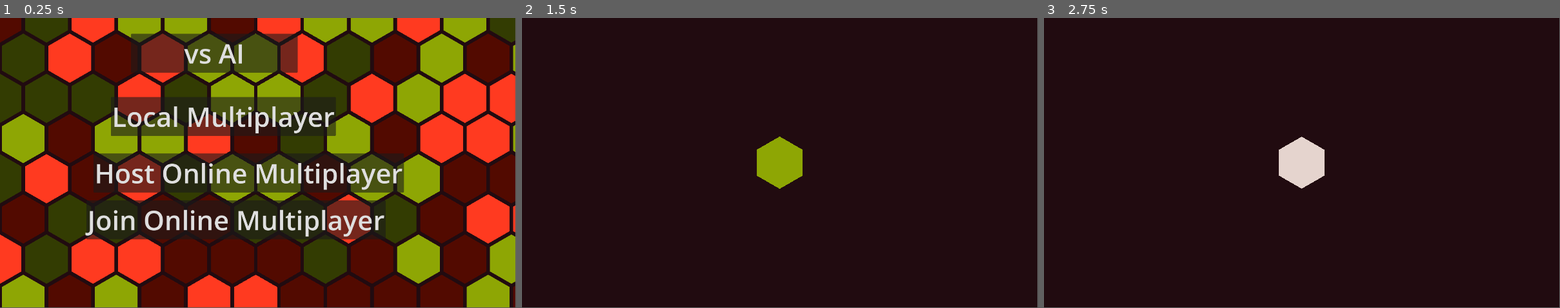
Above: before the commit, frames 1-3 (left to right).
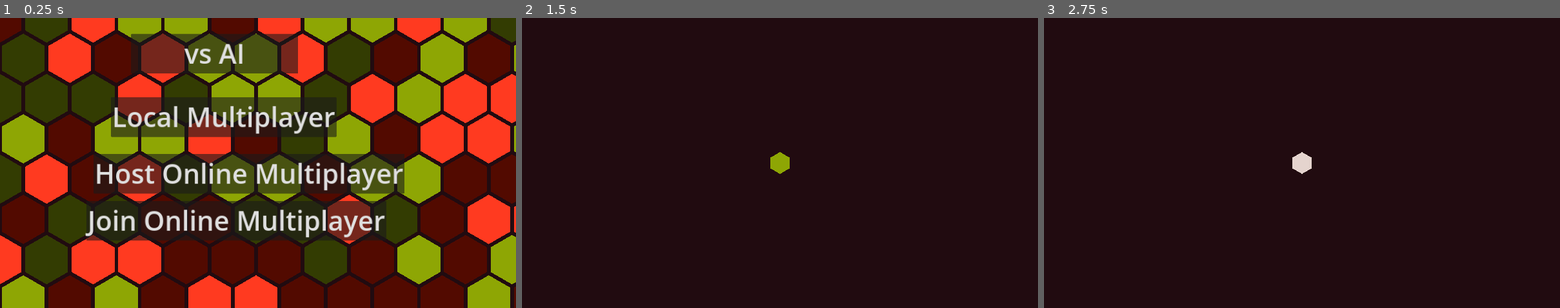
Above: after the commit, the same moments.

Repository: mustafacamurcu/Connect4
Game: Godot game, scene res://scenes/scene_manager.tscn
The game is run twice, just before and just after one commit, with the same random seed, the same clock (stepped at 60 frames per second) and the same inputs. Before the commit the project starts from res://scene_manager.tscn.
Inputs (mouse positions are in pixels of both pictures, inside the frame that each line leads up to):
- Up to frame 1 (0.25 s): no input
- Up to frame 2 (1.5 s): click "Local Multiplayer" at 0.5 s; tap Enter at 1.25 s; move the mouse to (780, 163) at 1.27 s; click (780, 163) at 1.42 s
- Up to frame 3 (2.75 s): tap Space at 2 s; move the mouse to (1198, 177) at 2.02 s; click (1198, 177) at 2.17 s
In our replay, the window is 799x449 before the commit and 800x450 after it. These sizes can differ from the game's own. Grey fills any space a smaller window leaves; there, only what the larger window draws over its background counts as a difference.

The runs differ from the first frame. In frame 1, 5.8% of the frame differs, in the area x 0-100%, y 0-100%; in frame 2, 1.0%; in frame 3, 1.0%.

Commit message:
cleanup

Diff:
--- a/hex_button.tscn
+++ /dev/null
@@ -1,9 +0,0 @@
-[gd_scene load_steps=2 format=3 uid="uid://1splx5d1r2s2"]
-
-[ext_resource type="Script" path="res://hex_button.gd" id="1_82j4b"]
-
-[node name="HexButton" type="Node2D"]
-script = ExtResource("1_82j4b")
-
-[node name="Start" type="Node2D" parent="."]
-position = Vector2(163, 138)
--- a/project.godot
+++ b/project.godot
@@ -11,14 +11,16 @@
 [application]
 
 config/name="Connect4"
-run/main_scene="res://scene_manager.tscn"
+run/main_scene="res://scenes/scene_manager.tscn"
 config/features=PackedStringArray("4.3", "GL Compatibility")
+config/stretch/mode="canvas_items"
+config/size/resizable=true
 
 [autoload]
 
-Constants="*res://constants.gd"
-SignalBus="*res://signal_bus.gd"
-Connect="*res://connect.gd"
+Constants="*res://scripts/constants.gd"
+SignalBus="*res://scripts/signal_bus.gd"
+Connect="*res://scripts/connect.gd"
 
 [debug]
 
@@ -28,7 +30,7 @@
 
 window/size/viewport_width=1920
 window/size/viewport_height=1080
-window/size/resizable=false
+window/stretch/mode="canvas_items"
 
 [input]
 
--- a/scene_manager.tscn
+++ /dev/null
@@ -1,8 +0,0 @@
-[gd_scene load_steps=2 format=3 uid="uid://bel6p0gd25lt7"]
-
-[ext_resource type="Script" path="res://scene_manager.gd" id="1_gwp7v"]
-
-[node name="SceneManager" type="Node2D"]
-script = ExtResource("1_gwp7v")
-
-[node name="AudioStreamPlayer" type="AudioStreamPlayer2D" parent="."]
--- a/game.tscn
+++ b/scenes/game.tscn
@@ -1,8 +1,8 @@
 [gd_scene load_steps=4 format=3 uid="uid://bfgc3f5ca8mte"]
 
-[ext_resource type="Script" path="res://game.gd" id="1_l5wde"]
-[ext_resource type="Script" path="res://camera.gd" id="2_m8lag"]
-[ext_resource type="Script" path="res://RestartButton.gd" id="3_wb2t0"]
+[ext_resource type="Script" path="res://scripts/game.gd" id="1_l5wde"]
+[ext_resource type="Script" path="res://scripts/camera.gd" id="2_m8lag"]
+[ext_resource type="Script" path="res://scripts/RestartButton.gd" id="3_wb2t0"]
 
 [node name="Game" type="Node2D"]
 script = ExtResource("1_l5wde")
--- a/hexagon.tscn
+++ b/scenes/hexagon.tscn
@@ -1,6 +1,6 @@
 [gd_scene load_steps=2 format=3 uid="uid://d01gx6euxogmj"]
 
-[ext_resource type="Script" path="res://hexagon.gd" id="1_syc8t"]
+[ext_resource type="Script" path="res://scripts/hexagon.gd" id="1_syc8t"]
 
 [node name="Hexagon" type="Area2D"]
 script = ExtResource("1_syc8t")
--- /dev/null
+++ b/scenes/lobby.tscn
@@ -0,0 +1,24 @@
+[gd_scene load_steps=3 format=3 uid="uid://gbehs5dyye5x"]
+
+[ext_resource type="Script" path="res://scripts/menu_background.gd" id="1_lue54"]
+[ext_resource type="Script" path="res://scripts/local_multiplayer_button.gd" id="2_h6gje"]
+
+[node name="Lobby" type="Node2D"]
+
+[node name="BackgroundColor" type="Polygon2D" parent="."]
+rotation = 3.14159
+scale = Vector2(20.9342, -27.9303)
+color = Color(0.133333, 0.0470588, 0.0627451, 1)
+polygon = PackedVector2Array(-288, -163, -289, 161, 287, 161, 287, -165)
+
+[node name="Background" type="Node2D" parent="."]
+script = ExtResource("1_lue54")
+
+[node name="HostGame" type="Button" parent="."]
+offset_left = 413.0
+offset_top = 295.0
+offset_right = 1251.0
+offset_bottom = 440.0
+theme_override_font_sizes/font_size = 100
+text = "Host Game"
+script = ExtResource("2_h6gje")
--- a/menu_screen.tscn
+++ b/scenes/menu_screen.tscn
@@ -1,9 +1,8 @@
-[gd_scene load_steps=5 format=3 uid="uid://b3v78co1qtdo1"]
+[gd_scene load_steps=4 format=3 uid="uid://b3v78co1qtdo1"]
 
-[ext_resource type="PackedScene" uid="uid://1splx5d1r2s2" path="res://hex_button.tscn" id="1_b5e1w"]
-[ext_resource type="Script" path="res://menu_background.gd" id="1_n54ve"]
-[ext_resource type="Script" path="res://local_multiplayer_button.gd" id="3_8sose"]
-[ext_resource type="Script" path="res://host_online_multiplayer_button.gd" id="4_fv26w"]
+[ext_resource type="Script" path="res://scripts/menu_background.gd" id="1_n54ve"]
+[ext_resource type="Script" path="res://scripts/local_multiplayer_button.gd" id="3_8sose"]
+[ext_resource type="Script" path="res://scripts/host_online_multiplayer_button.gd" id="4_fv26w"]
 
 [node name="MenuScreen" type="Node2D"]
 
@@ -15,9 +14,6 @@
 
 [node name="Background" type="Node2D" parent="."]
 script = ExtResource("1_n54ve")
-
-[node name="HexButton" parent="." instance=ExtResource("1_b5e1w")]
-visible = false
 
 [node name="vsAI" type="Button" parent="."]
 offset_left = 488.0
--- /dev/null
+++ b/scenes/scene_manager.tscn
@@ -0,0 +1,6 @@
+[gd_scene load_steps=2 format=3 uid="uid://bel6p0gd25lt7"]
+
+[ext_resource type="Script" path="res://scripts/scene_manager.gd" id="1_gwp7v"]
+
+[node name="SceneManager" type="Node2D"]
+script = ExtResource("1_gwp7v")
--- a/connect.gd
+++ b/scripts/connect.gd
@@ -1,6 +1,7 @@
 extends Node
 
-const SERVER_URL = "wss://connect4-956952065457.us-central1.run.app";
+# const SERVER_URL = "wss://connect4-956952065457.us-central1.run.app";
+const SERVER_URL = "ws://localhost:8080";
 const SERVER_PORT = 8080;
 
 # server variables
--- a/game.gd
+++ b/scripts/game.gd
@@ -1,7 +1,7 @@
 class_name Game
 extends Node2D
 
-const HEXAGON = preload("res://hexagon.tscn")
+const HEXAGON = preload("res://scenes/hexagon.tscn")
 
 @onready var camera_2d = $Camera2D
 @onready var hex_container = $HexContainer
--- a/hex_button.gd
+++ b/scripts/hex_button.gd
@@ -1,15 +1,15 @@
 extends Node2D
 
-const HEXAGON = preload("res://hexagon.tscn")
+const HEXAGON = preload("res://scenes/hexagon.tscn")
 
 @onready var start_container = $Start
 
 const text = "Start"
-var hexes : Array[Hexagon]
+var hexes: Array[Hexagon]
 
 # Called when the node enters the scene tree for the first time.
 func _ready():
 	for i in range(len(text)):
 		var hex = Constants.create_hexagon(Constants.HEXAGON_EDGE)
-		hex.position = Vector2(Constants.HEXAGON_WIDTH*(i*1.03+0.5), 0)
+		hex.position = Vector2(Constants.HEXAGON_WIDTH * (i * 1.03 + 0.5), 0)
 		start_container.add_child(hex)
--- a/host_online_multiplayer_button.gd
+++ b/scripts/host_online_multiplayer_button.gd
@@ -4,4 +4,4 @@
 	pressed.connect(_on_pressed)
 
 func _on_pressed():
-	SignalBus.host_online_multiplayer_pressed.emit()
+	SignalBus.online_multiplayer_pressed.emit()
--- a/scene_manager.gd
+++ b/scripts/scene_manager.gd
@@ -1,28 +1,29 @@
 extends Node2D
 
-const MENU = preload("res://menu_screen.tscn")
-const GAME = preload("res://game.tscn")
-@onready var audio_stream_player = $AudioStreamPlayer
+const MENU = preload("res://scenes/menu_screen.tscn")
+const GAME = preload("res://scenes/game.tscn")
+const LOBBY = preload("res://scenes/lobby.tscn")
 
 var menu
 var game
+var lobby
 
 # Called when the node enters the scene tree for the first time.
 func _ready():
 	menu = MENU.instantiate()
+	lobby = LOBBY.instantiate()
+
 	add_child(menu)
+	add_child(lobby)
+
+	lobby.hide()
 
 	SignalBus.local_multiplayer_pressed.connect(_on_local_multiplayer_pressed)
-	SignalBus.host_online_multiplayer_pressed.connect(_on_host_online_multiplayer_pressed)
+	SignalBus.online_multiplayer_pressed.connect(_on_online_multiplayer_pressed)
 	SignalBus.load_game.connect(_on_load_game)
 	SignalBus.quit_pressed.connect(_on_quit_pressed)
 	SignalBus.options_pressed.connect(_on_options_pressed)
 	SignalBus.escape_pressed.connect(_on_escape_pressed)
-
-	SignalBus.bgm_toggled.connect(_on_bgm_toggled)
-
-func _on_bgm_toggled(on):
-	audio_stream_player.stream_paused = not on
 
 func _on_local_multiplayer_pressed():
 	menu.hide()
@@ -31,8 +32,9 @@
 	game = GAME.instantiate()
 	add_child(game)
 
-func _on_host_online_multiplayer_pressed():
-	Connect.join_server()
+func _on_online_multiplayer_pressed():
+	menu.hide()
+	lobby.show()
 
 func _on_load_game():
 	menu.hide()
--- a/signal_bus.gd
+++ b/scripts/signal_bus.gd
@@ -20,10 +20,9 @@
 
 # UI Events
 signal local_multiplayer_pressed
-signal host_online_multiplayer_pressed
+signal online_multiplayer_pressed
 signal restart_pressed
 
 signal quit_pressed
 signal options_pressed
 signal escape_pressed
-signal bgm_toggled
Not shown, changed: export_presets.cfg
Renamed: RestartButton.gd -> scripts/RestartButton.gd
Renamed: camera.gd -> scripts/camera.gd
Renamed: constants.gd -> scripts/constants.gd
Renamed: coords.gd -> scripts/coords.gd
Renamed: hexagon.gd -> scripts/hexagon.gd
Renamed: local_multiplayer_button.gd -> scripts/local_multiplayer_button.gd
Renamed: menu_background.gd -> scripts/menu_background.gd
Renamed: player.gd -> scripts/player.gd
Not shown, removed: gam1F85.tmp
Not shown, removed: gam7E19.tmp
Not shown, removed: gamD5FD.tmp
(and 4 more such lines)
